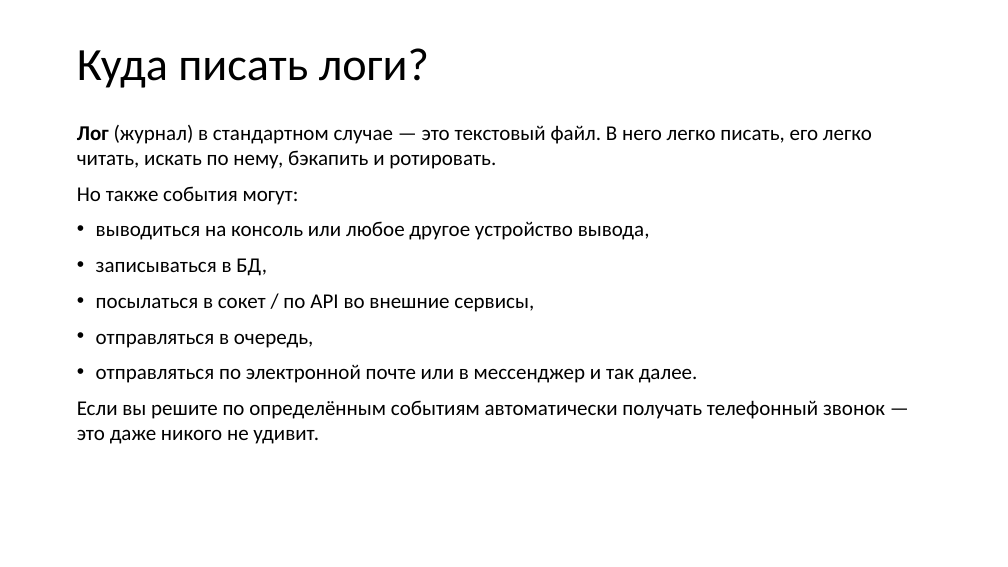
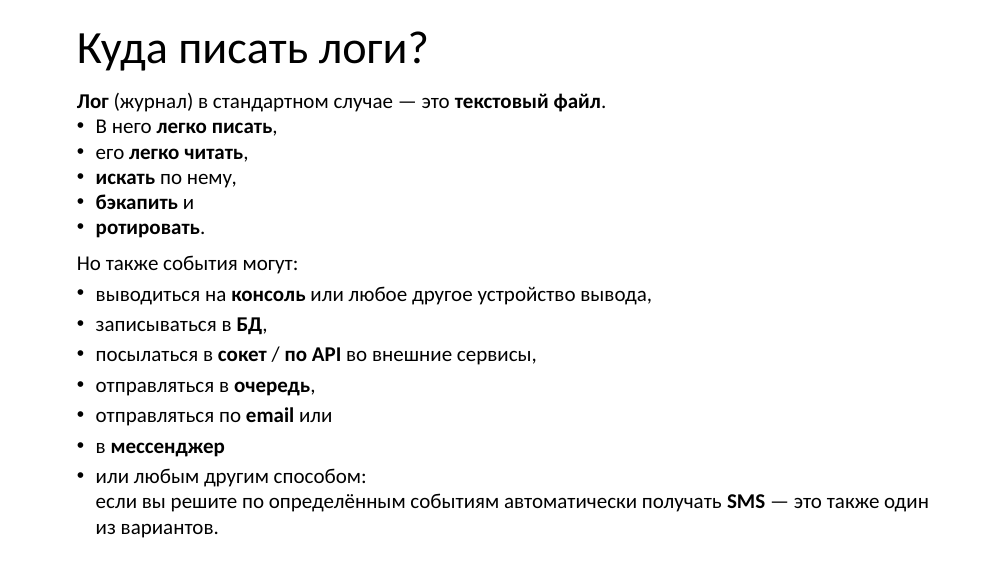
Before and after one commit to xtrueman/prog_instruments, a slide deck: slide 3 of presentations/Logging.pptx. Drawn at 1008x567 pixels with LibreOffice and Linux fonts; fonts in the diff are those of the drawing. Boxes give left, top, right and bottom in pixels: in the first picture for what was removed or moved away, otherwise in the second. Text is boxed around its words. In the diff, an @@ line names an element or a change of style, - is before the commit and + after.

```diff
--- a/presentations/Logging.pptx
+++ b/presentations/Logging.pptx
@@ title "Куда писать логи?": place and size @@
-title "Куда писать логи?" at box(77, 48, 429, 88)
+title "Куда писать логи?" at box(77, 31, 429, 71)
@@ text "Лог (журнал) в стандартном случае ...": place and size @@
-text "Лог (журнал) в стандартном случае ..." at box(77, 125, 885, 444)
+text "Лог (журнал) в стандартном случае ..." at box(77, 93, 929, 538)
@@ text at box(77, 93, 607, 238): text changed; bold on @@
-Лог (журнал) в стандартном случае — это текстовый файл. В него легко писать, его легко читать, искать по нему, бэкапить и ротировать.
+Лог (журнал) в стандартном случае — это текстовый файл.
+• В него легко писать,
+• его легко читать,
+• искать по нему,
+• бэкапить и
+• ротировать.
@@ text at box(96, 286, 652, 396): bold on in "консоль", "БД,", "сокет по API", "очередь,"; less space between paragraphs @@
@@ text at box(96, 407, 929, 538): text changed @@
-• отправляться по электронной почте или в мессенджер и так далее.
-Если вы решите по определённым событиям автоматически получать телефонный звонок — это даже никого не удивит.
+• отправляться по email или
+• в мессенджер
+• или любым другим способом:
+  если вы решите по определённым событиям автоматически получать SMS — это также один из вариантов.
```
Also in this commit, not shown: 21 other slides changed, 2 other files.
